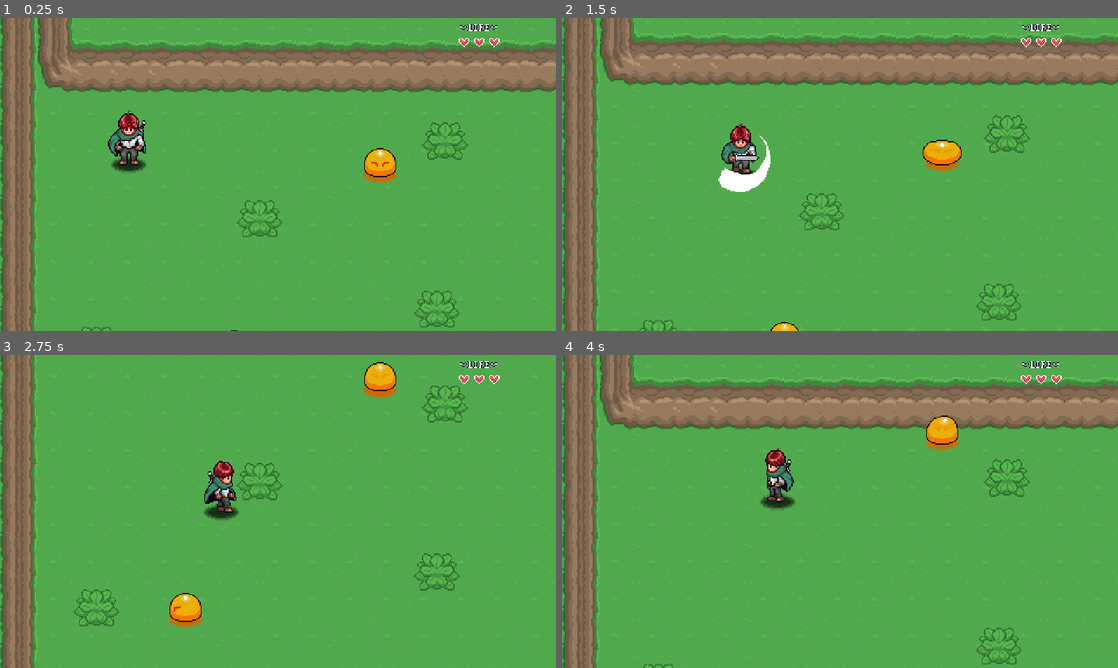
Above: before the commit, frames 1-4 (two rows, left to right).
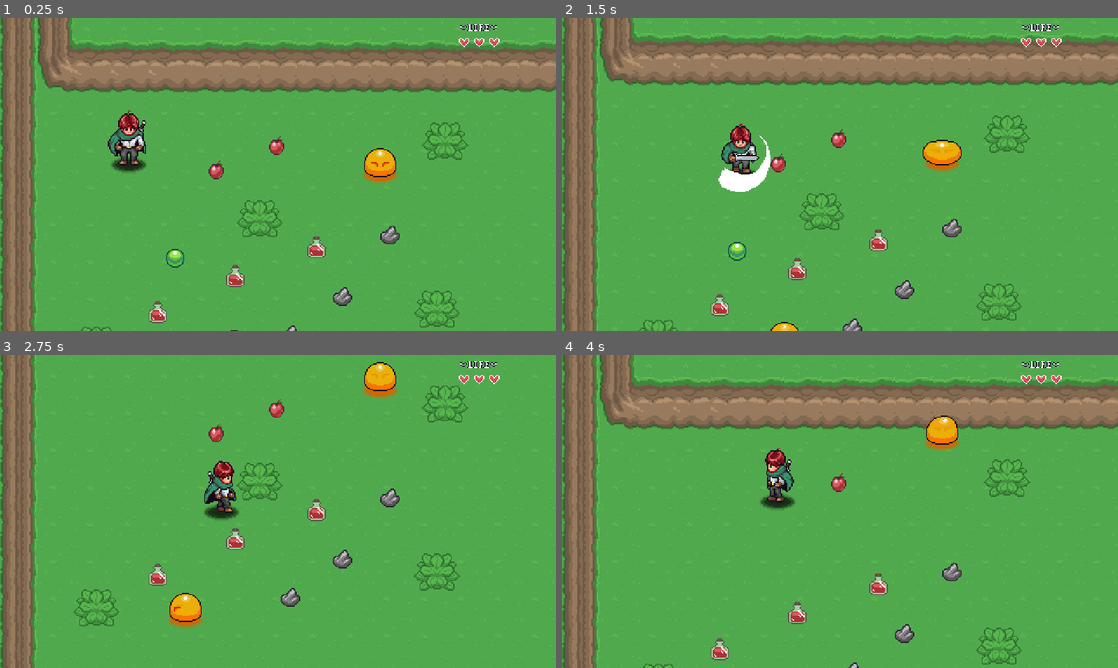
Above: after the commit, the same moments.

Repository: nimaeskandary/aarpg
Game: Godot game, scene res://Levels/Area1/Level1.tscn
Same seed, same stepped clock (60 frames per second), same inputs: the game is played once before the commit and once after it. Sound files missing from this copy of the repository are replaced by a short silence.
Inputs:
- Up to frame 1 (0.25 s): no input
- Up to frame 2 (1.5 s): hold D (right) 0.53-1.28 s; hold Space (attack) 0.53-1.28 s; hold S (down) from 1.28 s (still down); tap Space (attack) at 1.35 s
- Up to frame 3 (2.75 s): release S (down) at 2.03 s; hold D (right) from 2.03 s (still down); hold Space (attack) from 2.03 s (still down)
- Up to frame 4 (4 s): release D (right) at 2.78 s; release Space (attack) at 2.78 s; hold W (up) 2.78-3.53 s; tap Space (attack) at 2.85 s; hold A (left) from 3.53 s (still down); hold Space (attack) from 3.53 s (still down)

The runs differ from the first frame. In frame 1, 1.2% of the frame differs, in the area x 26-72%, y 37-100%; in frame 2, 1.3%, in the area x 26-72%, y 35-100%; in frame 3, 1.2%; in frame 4, 0.9%.

Commit message:
vid 17, use items

Diff:
--- a/GUI/PauseMenu/Inventory/Scripts/inventory_data.gd
+++ b/GUI/PauseMenu/Inventory/Scripts/inventory_data.gd
@@ -4,5 +4,22 @@
 @export var slots: Array[SlotData]
 
 
-func add_item():
-	pass
+# return whether it was able to pickup
+func add_item(item: ItemData, count: int = 1) -> bool:
+	for i in slots.size():
+		var s: SlotData = slots[i]
+		if s:
+			if !s.item_data:
+				s.item_data = item
+				s.quantity = count
+				return true
+			if s.item_data == item:
+				s.quantity += count
+				return true
+		else:
+			var new_s = SlotData.new()
+			new_s.item_data = item
+			new_s.quantity = count
+			slots[i] = new_s
+			return true
+	return false
--- a/GUI/PauseMenu/Inventory/Scripts/slot_data.gd
+++ b/GUI/PauseMenu/Inventory/Scripts/slot_data.gd
@@ -2,4 +2,10 @@
 extends Resource
 
 @export var item_data: ItemData
-@export var quantity: int = 0
+@export var quantity: int = 0: set = _set_quantity
+
+
+func _set_quantity(value: int) -> void:
+	quantity = value
+	if quantity < 1:
+		emit_changed()
--- a/GUI/PauseMenu/Inventory/inventory_slot_ui.gd
+++ b/GUI/PauseMenu/Inventory/inventory_slot_ui.gd
@@ -9,18 +9,25 @@
 
 
 func _ready() -> void:
-	texture_rect.texture = null
-	label.text = ""
+	clear()
 	focus_entered.connect(item_focused)
 	focus_exited.connect(item_unfocused)
+	pressed.connect(item_pressed)
 
 
 func set_slot_data(v: SlotData) -> void:
+	if !v or v.quantity <= 0:
+		slot_data = null
+		return clear()
 	slot_data = v
-	if !slot_data:
-		return
 	texture_rect.texture = slot_data.item_data.texture
 	label.text = str(slot_data.quantity)
+
+
+func clear() -> void:
+	texture_rect.texture = null
+	label.text = ""
+	PauseMenu.update_item_description("")
 
 
 func item_focused() -> void:
@@ -32,3 +39,11 @@
 
 func item_unfocused() -> void:
 	PauseMenu.update_item_description("")
+
+
+func item_pressed() -> void:
+	if slot_data and slot_data.item_data and slot_data.quantity > 0:
+		var was_used: bool = slot_data.item_data.use()
+		if was_used:
+			slot_data.quantity -= 1
+			set_slot_data(slot_data)
--- a/GUI/PauseMenu/Inventory/player_inventory.tres
+++ b/GUI/PauseMenu/Inventory/player_inventory.tres
@@ -1,26 +1,8 @@
-[gd_resource type="Resource" script_class="InventoryData" load_steps=9 format=3 uid="uid://dmxs55dlwt13i"]
+[gd_resource type="Resource" script_class="InventoryData" load_steps=3 format=3 uid="uid://dmxs55dlwt13i"]
 
 [ext_resource type="Script" path="res://GUI/PauseMenu/Inventory/Scripts/inventory_data.gd" id="1_p36sx"]
 [ext_resource type="Script" path="res://GUI/PauseMenu/Inventory/Scripts/slot_data.gd" id="2_7br60"]
-[ext_resource type="Resource" uid="uid://6s01ry3fwpv3" path="res://Items/gem.tres" id="3_5jdb5"]
-[ext_resource type="Resource" uid="uid://dd7fphhb6uu0n" path="res://Items/potion.tres" id="4_w0272"]
-[ext_resource type="Resource" uid="uid://dcllsu38hd561" path="res://Items/stone.tres" id="5_0ewss"]
-
-[sub_resource type="Resource" id="Resource_dchwk"]
-script = ExtResource("2_7br60")
-item_data = ExtResource("3_5jdb5")
-quantity = 20
-
-[sub_resource type="Resource" id="Resource_mgbd4"]
-script = ExtResource("2_7br60")
-item_data = ExtResource("4_w0272")
-quantity = 99
-
-[sub_resource type="Resource" id="Resource_khyxm"]
-script = ExtResource("2_7br60")
-item_data = ExtResource("5_0ewss")
-quantity = 1
 
 [resource]
 script = ExtResource("1_p36sx")
-slots = Array[ExtResource("2_7br60")]([SubResource("Resource_dchwk"), SubResource("Resource_mgbd4"), SubResource("Resource_khyxm"), null, null])
+slots = Array[ExtResource("2_7br60")]([null, null, null, null, null])
--- a/GUI/PauseMenu/PauseMenu.tscn
+++ b/GUI/PauseMenu/PauseMenu.tscn
@@ -123,3 +123,6 @@
 text = "Drink this for big gains"
 horizontal_alignment = 1
 autowrap_mode = 2
+
+[node name="AudioStreamPlayer" type="AudioStreamPlayer" parent="."]
+max_polyphony = 4
--- a/GUI/PauseMenu/pause_menu.gd
+++ b/GUI/PauseMenu/pause_menu.gd
@@ -5,6 +5,7 @@
 @onready var button_save: Button = $Control/HBoxContainer/ButtonSave
 @onready var button_load: Button = $Control/HBoxContainer/ButtonLoad
 @onready var item_description: Label = $Control/ItemDescription
+@onready var audio_stream_player: AudioStreamPlayer = $AudioStreamPlayer
 
 var is_paused: bool = false
 
@@ -55,4 +56,10 @@
 
 
 func update_item_description(new_text: String) -> void:
-	item_description.text = new_text
+	if item_description:
+		item_description.text = new_text
+
+
+func play_audio(a: AudioStream) -> void:
+	audio_stream_player.stream = a
+	audio_stream_player.play()
--- a/Globals/global_player_manager.gd
+++ b/Globals/global_player_manager.gd
@@ -1,8 +1,9 @@
 extends Node
 
-const PLAYER: PackedScene = preload("res://Player/player.tscn")
+const PLAYER: PackedScene           = preload("res://Player/player.tscn")
+const INVENTORY_DATA: InventoryData = preload("res://GUI/PauseMenu/Inventory/player_inventory.tres")
 var player: Player
-var player_spawned: bool  = false
+var player_spawned: bool            = false
 
 
 func _ready() -> void:
--- a/Globals/global_save_manager.gd
+++ b/Globals/global_save_manager.gd
@@ -19,6 +19,10 @@
 
 
 func save_game():
+	#	var data: Dictionary = {}
+	#	for n in get_tree().get_nodes_in_group("Persistent"):
+	#		if n.has_method("save"):
+	#			data[n.get_path()] = n.save()
 	update_player_data()
 	update_scene_path()
 	var file              := FileAccess.open(SAVE_PATH + "save.json", FileAccess.WRITE)
--- /dev/null
+++ b/Items/ItemEffects/item_effect.gd
@@ -0,0 +1,10 @@
+class_name ItemEffect
+extends Resource
+
+@export var use_description: String
+@export var sound: AudioStream
+
+
+func use() -> void:
+	if sound:
+		PauseMenu.play_audio(sound)
--- /dev/null
+++ b/Items/ItemEffects/item_effect_heal.gd
@@ -0,0 +1,9 @@
+class_name ItemEffectHeal
+extends ItemEffect
+
+@export var heal_amount: int = 1
+
+
+func use() -> void:
+	super.use()
+	GlobalPlayerManager.player.update_hp(heal_amount)
--- /dev/null
+++ b/Items/ItemPickup/ItemPickup.tscn
@@ -0,0 +1,19 @@
+[gd_scene load_steps=4 format=3 uid="uid://dkio2afiymmn4"]
+
+[ext_resource type="Script" path="res://Items/ItemPickup/item_pickup.gd" id="1_ah44t"]
+[ext_resource type="AudioStream" uid="uid://c6c1mh3q8dqg7" path="res://Items/ItemPickup/item_pickup.wav" id="2_8ms7p"]
+
+[sub_resource type="CircleShape2D" id="CircleShape2D_lk72g"]
+
+[node name="ItemPickup" type="Node2D"]
+script = ExtResource("1_ah44t")
+
+[node name="Area2D" type="Area2D" parent="."]
+
+[node name="CollisionShape2D" type="CollisionShape2D" parent="Area2D"]
+shape = SubResource("CircleShape2D_lk72g")
+
+[node name="Sprite2D" type="Sprite2D" parent="."]
+
+[node name="AudioStreamPlayer2D" type="AudioStreamPlayer2D" parent="."]
+stream = ExtResource("2_8ms7p")
--- /dev/null
+++ b/Items/ItemPickup/item_pickup.gd
@@ -0,0 +1,41 @@
+@tool
+
+class_name ItemPickup
+extends Node2D
+
+@export var item_data: ItemData:
+	set = set_item_data
+
+@onready var area2d: Area2D = $Area2D
+@onready var sprite2d: Sprite2D = $Sprite2D
+@onready var audio_stream_player2d: AudioStreamPlayer2D = $AudioStreamPlayer2D
+
+
+func _ready() -> void:
+	update_texture()
+	if Engine.is_editor_hint():
+		return
+	area2d.body_entered.connect(on_body_entered)
+
+
+func on_body_entered(b) -> void:
+	if b is Player and item_data:
+		if GlobalPlayerManager.INVENTORY_DATA.add_item(item_data):
+			item_picked_up()
+
+
+func item_picked_up() -> void:
+	area2d.body_entered.disconnect(on_body_entered)
+	audio_stream_player2d.play()
+	visible = false
+	await audio_stream_player2d.finished
+	queue_free()
+
+
+func update_texture() -> void:
+	if item_data:
+		sprite2d.texture = item_data.texture
+
+
+func set_item_data(v: ItemData) -> void:
+	item_data = v
--- a/Items/Scripts/item_data.gd
+++ b/Items/Scripts/item_data.gd
@@ -5,3 +5,14 @@
 
 @export_multiline var description := ""
 @export var texture: Texture2D
+@export_category("Item Use Effects")
+@export var effects: Array[ItemEffect]
+
+
+func use() -> bool:
+	if !effects or effects.size() == 0:
+		return false
+	for e in effects:
+		if e:
+			e.use()
+	return true
--- /dev/null
+++ b/Items/apple.tres
@@ -0,0 +1,24 @@
+[gd_resource type="Resource" script_class="ItemData" load_steps=8 format=3 uid="uid://wp3e103t2mlh"]
+
+[ext_resource type="Script" path="res://Items/ItemEffects/item_effect.gd" id="1_4dy2y"]
+[ext_resource type="Script" path="res://Items/Scripts/item_data.gd" id="2_pbd8n"]
+[ext_resource type="Script" path="res://Items/ItemEffects/item_effect_heal.gd" id="2_vp7w3"]
+[ext_resource type="AudioStream" uid="uid://c354na4eslbpd" path="res://Items/ItemEffects/hp-up.wav" id="3_n25mh"]
+[ext_resource type="Texture2D" uid="uid://cricu1rtr657w" path="res://Items/Sprites/items.png" id="3_sm4do"]
+
+[sub_resource type="Resource" id="Resource_gu4w7"]
+script = ExtResource("2_vp7w3")
+heal_amount = 1
+use_description = "regain health"
+sound = ExtResource("3_n25mh")
+
+[sub_resource type="AtlasTexture" id="AtlasTexture_otori"]
+atlas = ExtResource("3_sm4do")
+region = Rect2(192, 0, 32, 32)
+
+[resource]
+script = ExtResource("2_pbd8n")
+name = "Apple"
+description = "It has a worm, extra protein"
+texture = SubResource("AtlasTexture_otori")
+effects = Array[ExtResource("1_4dy2y")]([SubResource("Resource_gu4w7")])
--- a/Items/gem.tres
+++ b/Items/gem.tres
@@ -1,5 +1,6 @@
-[gd_resource type="Resource" script_class="ItemData" load_steps=4 format=3 uid="uid://6s01ry3fwpv3"]
+[gd_resource type="Resource" script_class="ItemData" load_steps=5 format=3 uid="uid://6s01ry3fwpv3"]
 
+[ext_resource type="Script" path="res://Items/ItemEffects/item_effect.gd" id="1_eei42"]
 [ext_resource type="Script" path="res://Items/Scripts/item_data.gd" id="1_q2dol"]
 [ext_resource type="Texture2D" uid="uid://cricu1rtr657w" path="res://Items/Sprites/items.png" id="2_hv70p"]
 
@@ -12,3 +13,4 @@
 name = "Gem"
 description = "A valuable gem"
 texture = SubResource("AtlasTexture_jx7j2")
+effects = Array[ExtResource("1_eei42")]([])
--- a/Items/potion.tres
+++ b/Items/potion.tres
@@ -1,7 +1,16 @@
-[gd_resource type="Resource" script_class="ItemData" load_steps=4 format=3 uid="uid://dd7fphhb6uu0n"]
+[gd_resource type="Resource" script_class="ItemData" load_steps=8 format=3 uid="uid://dd7fphhb6uu0n"]
 
+[ext_resource type="Script" path="res://Items/ItemEffects/item_effect.gd" id="1_2rkr8"]
 [ext_resource type="Script" path="res://Items/Scripts/item_data.gd" id="1_svw71"]
 [ext_resource type="Texture2D" uid="uid://cricu1rtr657w" path="res://Items/Sprites/items.png" id="2_bimt1"]
+[ext_resource type="Script" path="res://Items/ItemEffects/item_effect_heal.gd" id="2_xfq64"]
+[ext_resource type="AudioStream" uid="uid://c354na4eslbpd" path="res://Items/ItemEffects/hp-up.wav" id="3_5hsoy"]
+
+[sub_resource type="Resource" id="Resource_15i07"]
+script = ExtResource("2_xfq64")
+heal_amount = 3
+use_description = "recover health"
+sound = ExtResource("3_5hsoy")
 
 [sub_resource type="AtlasTexture" id="AtlasTexture_hjwsd"]
 atlas = ExtResource("2_bimt1")
@@ -10,5 +19,6 @@
 [resource]
 script = ExtResource("1_svw71")
 name = "Potion"
-description = "Drink this for big gains"
+description = "Drink this for small gains"
 texture = SubResource("AtlasTexture_hjwsd")
+effects = Array[ExtResource("1_2rkr8")]([SubResource("Resource_15i07")])
--- a/Items/stone.tres
+++ b/Items/stone.tres
@@ -1,6 +1,7 @@
-[gd_resource type="Resource" script_class="ItemData" load_steps=4 format=3 uid="uid://dcllsu38hd561"]
+[gd_resource type="Resource" script_class="ItemData" load_steps=5 format=3 uid="uid://dcllsu38hd561"]
 
 [ext_resource type="Script" path="res://Items/Scripts/item_data.gd" id="1_3iksg"]
+[ext_resource type="Script" path="res://Items/ItemEffects/item_effect.gd" id="1_76t6i"]
 [ext_resource type="Texture2D" uid="uid://cricu1rtr657w" path="res://Items/Sprites/items.png" id="2_hqdpm"]
 
 [sub_resource type="AtlasTexture" id="AtlasTexture_otori"]
@@ -12,3 +13,4 @@
 name = "Stone"
 description = "You can do bicep curls with this"
 texture = SubResource("AtlasTexture_otori")
+effects = Array[ExtResource("1_76t6i")]([])
--- a/Levels/Area1/Level1.tscn
+++ b/Levels/Area1/Level1.tscn
@@ -6,6 +6,11 @@
 [ext_resource type="PackedScene" uid="uid://bgpb17yyi7xta" path="res://Props/Plants/Plant.tscn" id="3_gfvog"]
 [ext_resource type="PackedScene" uid="uid://bx7ekqqiwtp1f" path="res://Levels/LevelTransition.tscn" id="4_oko20"]
 [ext_resource type="PackedScene" uid="uid://n4w46o3jl8t" path="res://Enemies/Slime/Slime.tscn" id="5_fb80m"]
+[ext_resource type="Resource" uid="uid://dd7fphhb6uu0n" path="res://Items/potion.tres" id="7_4y4i1"]
+[ext_resource type="PackedScene" uid="uid://dkio2afiymmn4" path="res://Items/ItemPickup/ItemPickup.tscn" id="7_oxn30"]
+[ext_resource type="Resource" uid="uid://6s01ry3fwpv3" path="res://Items/gem.tres" id="8_708py"]
+[ext_resource type="Resource" uid="uid://dcllsu38hd561" path="res://Items/stone.tres" id="8_q242v"]
+[ext_resource type="Resource" uid="uid://wp3e103t2mlh" path="res://Items/apple.tres" id="9_k0xqr"]
 
 [node name="Level1" type="Node2D"]
 script = ExtResource("1_mhsgl")
@@ -47,6 +52,44 @@
 [node name="Slime4" parent="Enemies" instance=ExtResource("5_fb80m")]
 position = Vector2(360, 291)
 
+[node name="Items" type="Node2D" parent="."]
+
+[node name="ItemPickup" parent="Items" instance=ExtResource("7_oxn30")]
+position = Vector2(87, 143)
+item_data = ExtResource("8_708py")
+
+[node name="ItemPickup2" parent="Items" instance=ExtResource("7_oxn30")]
+position = Vector2(139, 160)
+item_data = ExtResource("7_4y4i1")
+
+[node name="ItemPickup3" parent="Items" instance=ExtResource("7_oxn30")]
+position = Vector2(209, 135)
+item_data = ExtResource("7_4y4i1")
+
+[node name="ItemPickup4" parent="Items" instance=ExtResource("7_oxn30")]
+position = Vector2(72, 191)
+item_data = ExtResource("7_4y4i1")
+
+[node name="ItemPickup5" parent="Items" instance=ExtResource("7_oxn30")]
+position = Vector2(231, 176)
+item_data = ExtResource("8_q242v")
+
+[node name="ItemPickup6" parent="Items" instance=ExtResource("7_oxn30")]
+position = Vector2(186, 209)
+item_data = ExtResource("8_q242v")
+
+[node name="ItemPickup7" parent="Items" instance=ExtResource("7_oxn30")]
+position = Vector2(272, 123)
+item_data = ExtResource("8_q242v")
+
+[node name="ItemPickup8" parent="Items" groups=["Persistent"] instance=ExtResource("7_oxn30")]
+position = Vector2(174, 46)
+item_data = ExtResource("9_k0xqr")
+
+[node name="ItemPickup9" parent="Items" instance=ExtResource("7_oxn30")]
+position = Vector2(122, 67)
+item_data = ExtResource("9_k0xqr")
+
 [node name="LevelTransition" parent="." instance=ExtResource("4_oko20")]
 position = Vector2(608, 128)
 level = "res://Levels/Area1/Level3.tscn"
--- a/Player/player.tscn
+++ b/Player/player.tscn
@@ -601,7 +601,7 @@
 "default": SubResource("Animation_gppkh")
 }
 
-[node name="Player" type="CharacterBody2D"]
+[node name="Player" type="CharacterBody2D" groups=["Persistent"]]
 collision_mask = 16
 motion_mode = 1
 wall_min_slide_angle = 0.174533
--- a/project.godot
+++ b/project.godot
@@ -32,6 +32,10 @@
 window/size/window_width_override=1920
 window/size/window_height_override=1080
 window/stretch/mode="viewport"
+
+[global_group]
+
+Persistent="can implement save and load on these nodes"
 
 [input]
 
Not shown, added: Items/ItemEffects/hp-up.wav.import
Not shown, added: Items/ItemPickup/item_pickup.wav.import
Not shown: 1 places in Levels/Area1/Level1.tscn that only renumber resources
Not shown, added: Items/ItemEffects/hp-up.wav
Not shown, added: Items/ItemPickup/item_pickup.wav
